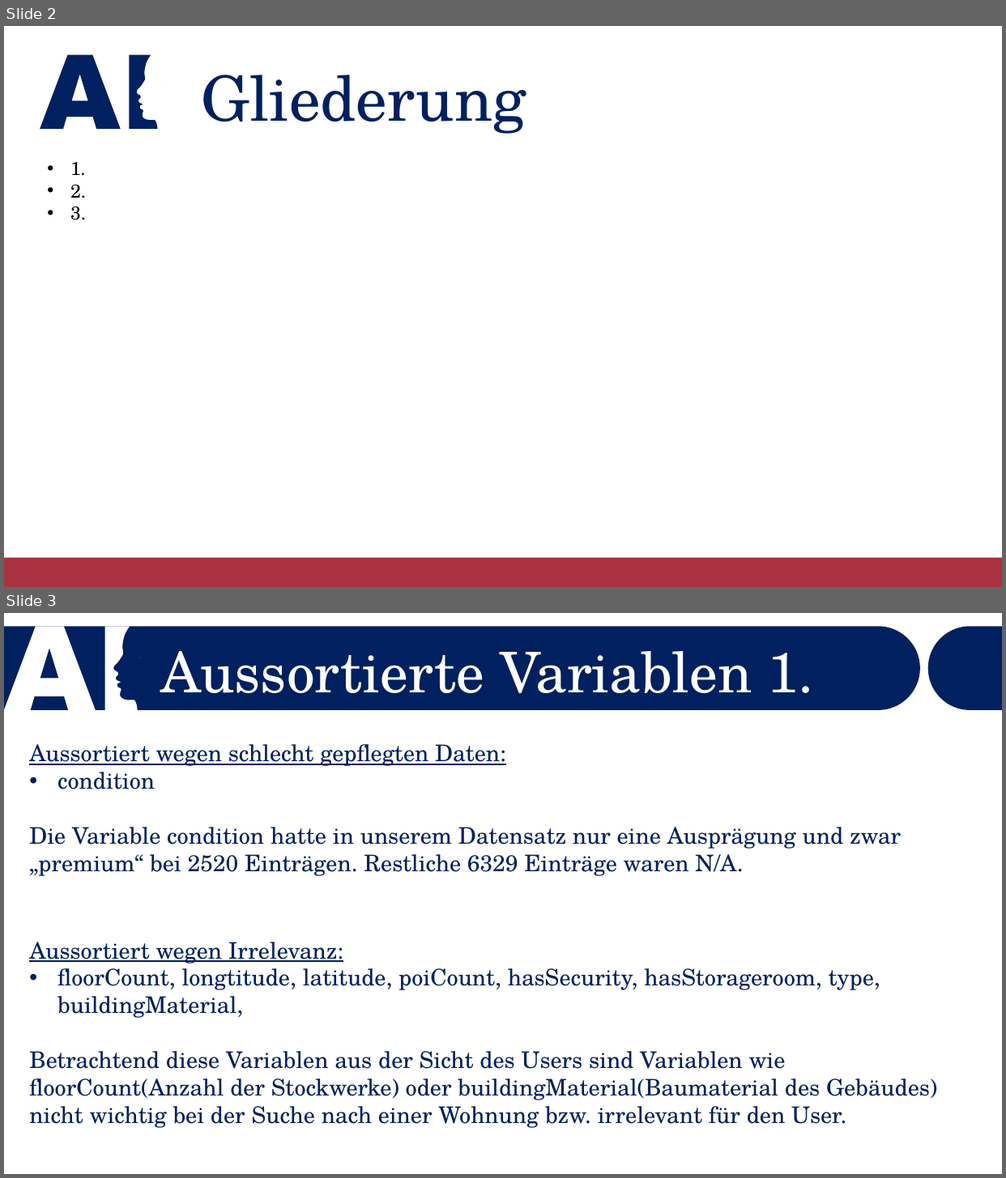
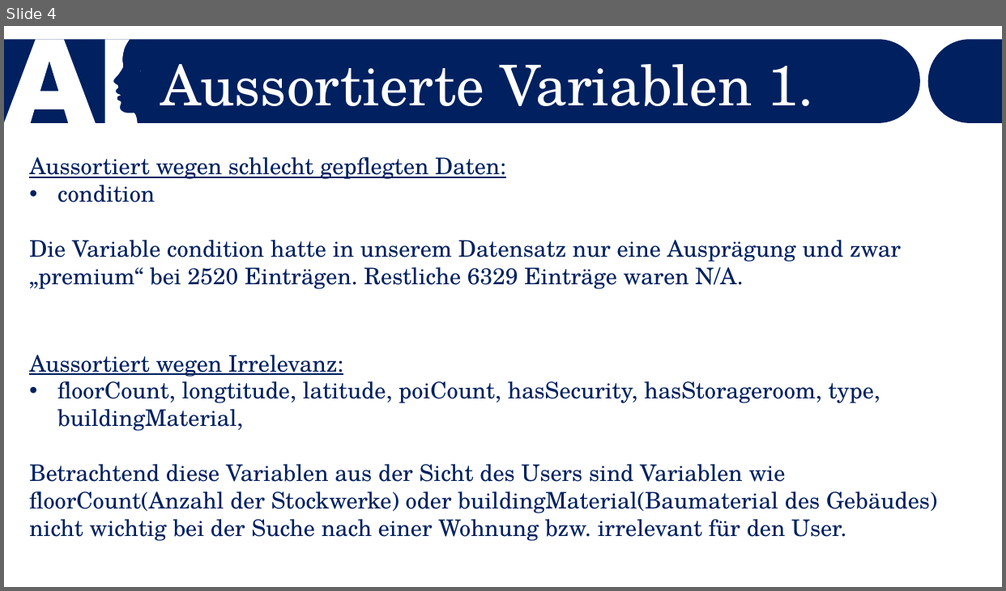
Before and after one commit to Dewin154/Projekt_Bauer, a slide deck: Mietspiegel_in_Polen.pptx. Shown one above the other, each under a label of ours: slides 2 and 3 before the commit, slide 4 after it. The pictures are 1006x1178 and 1006x591 pixels, drawn with LibreOffice and Linux fonts; fonts in the diff are those of the drawing. Boxes give left, top, right and bottom in pixels: in the first picture for what was removed or moved away, otherwise in the second. Text is boxed around its words. In the diff, an @@ line names an element or a change of style, - is before the commit and + after.

```diff
--- a/Mietspiegel_in_Polen.pptx
+++ b/Mietspiegel_in_Polen.pptx
@@ slide 2 removed at <box>4,26,1002,587</box>, background #FFFFFF @@
@@ freeform shape removed at <box>40,55,160,130</box> @@
@@ text removed at <box>202,75,526,134</box> @@
-Gliederung
@@ text removed at <box>70,161,86,220</box> @@
-• 1.
-• 2.
-• 3.
@@ rectangle removed at <box>4,558,1002,587</box> @@
@@ what was slide 3 is now slide 4 @@
```
Also in this commit, not shown: 3 slides changed, 3 slides added, 1 other file.
